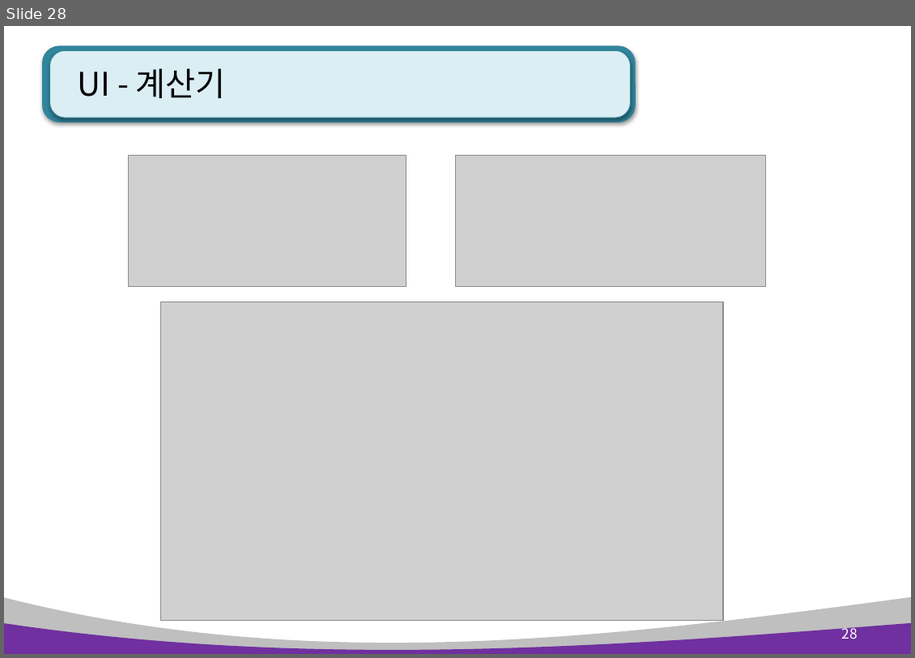
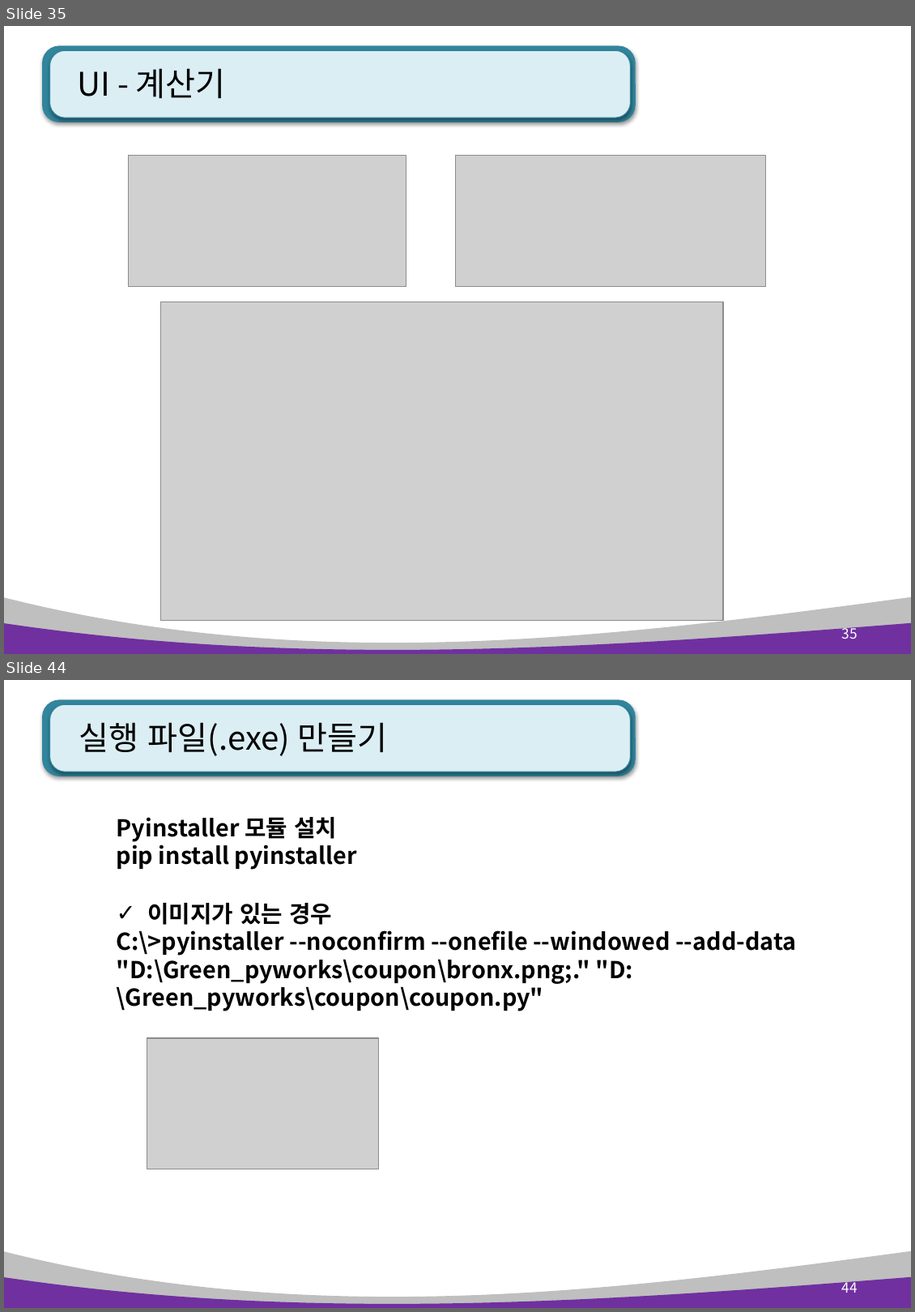
Before and after one commit to kiyongee2/green_project_web, a slide deck: python_ppt/Python 11장. GUI 프로그래밍.pptx. Shown one above the other, each under a label of ours: slide 28 before the commit, slides 35 and 44 after it; the slides between them are not shown. The pictures are 915x658 and 915x1312 pixels, drawn with LibreOffice and Linux fonts; fonts in the diff are those of the drawing; grey boxes stand for pictures. Boxes give left, top, right and bottom in pixels: in the first picture for what was removed or moved away, otherwise in the second. Text is boxed around its words. In the diff, an @@ line names an element or a change of style, - is before the commit and + after.

```diff
--- a/python_ppt/Python 11장. GUI 프로그래밍.pptx
+++ b/python_ppt/Python 11장. GUI 프로그래밍.pptx
@@ slide 44 added at box(4, 680, 911, 1308), background #FFFFFF; not listed: 4 template elements that a slide beside it also shows @@
@@ title added at box(79, 722, 387, 756), 28 pt, text #000000 @@
+실행 파일(.exe) 만들기
@@ text added at box(117, 817, 357, 870), 20 pt, text #000000, bold @@
+Pyinstaller 모듈 설치
+pip install pyinstaller
@@ text added at box(117, 903, 796, 1011), 20 pt, text #000000, bold @@
+✓ 이미지가 있는 경우
+C:\>pyinstaller --noconfirm --onefile --windowed --add-data "D:\Green_pyworks\coupon\bronx.png;." "D:\Green_pyworks\coupon\coupon.py"
@@ picture added at box(147, 1039, 378, 1169) @@
@@ page number added at box(842, 1279, 857, 1292), 12 pt, text #FFFFFF @@
+44
@@ what was slide 28 is now slide 35 @@
@@ page number at box(842, 625, 857, 638): text changed @@
-28
+35
```
Also in this commit, not shown: 4 slides changed, 12 other slides added, 7 other files.
